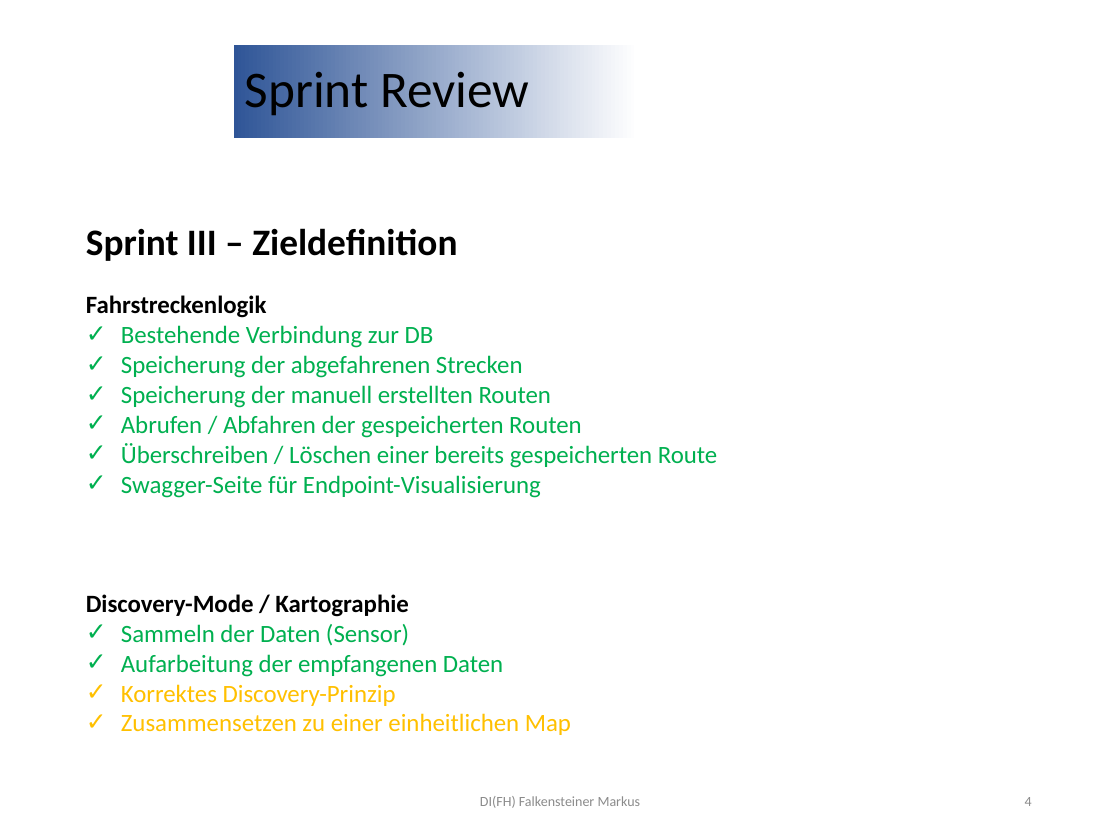
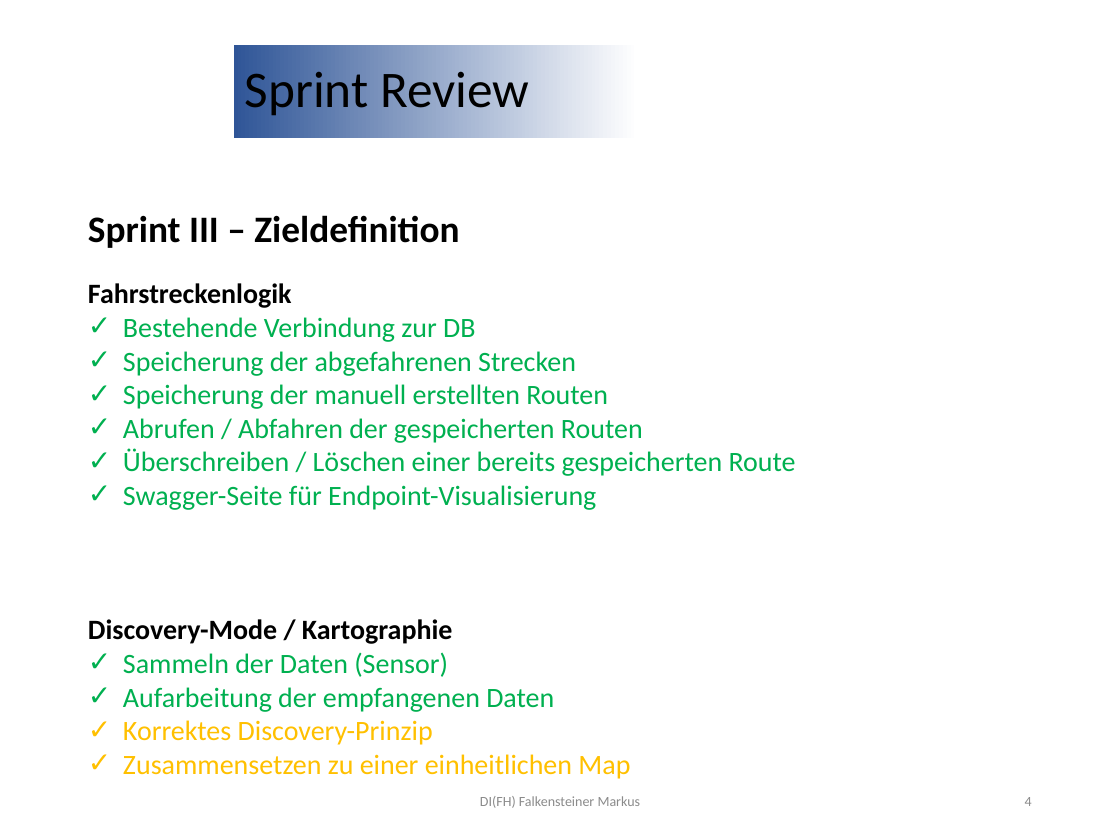
Before and after one commit to jonasaberger/SYP4_MBOT_G1, a slide deck: slide 4 of 02_Backend/!_Docs/INF4_SYP_Gruppe1_Sprint3_Review.pptx. Drawn at 1120x840 pixels with LibreOffice and Linux fonts; fonts in the diff are those of the drawing; background and template pictures are left out. Boxes give left, top, right and bottom in pixels: in the first picture for what was removed or moved away, otherwise in the second. Text is boxed around its words. In the diff, an @@ line names an element or a change of style, - is before the commit and + after.

```diff
--- a/02_Backend/!_Docs/INF4_SYP_Gruppe1_Sprint3_Review.pptx
+++ b/02_Backend/!_Docs/INF4_SYP_Gruppe1_Sprint3_Review.pptx
@@ text "Sprint III – Zieldefinition": place and size @@
-text "Sprint III – Zieldefinition" at <box>86,228,717,735</box>
+text "Sprint III – Zieldefinition" at <box>88,215,796,779</box>
@@ text at <box>88,283,796,779</box>: size 16 to 18 pt @@
```
Also in this commit, not shown: 1 other slide changed, 2 other files.
